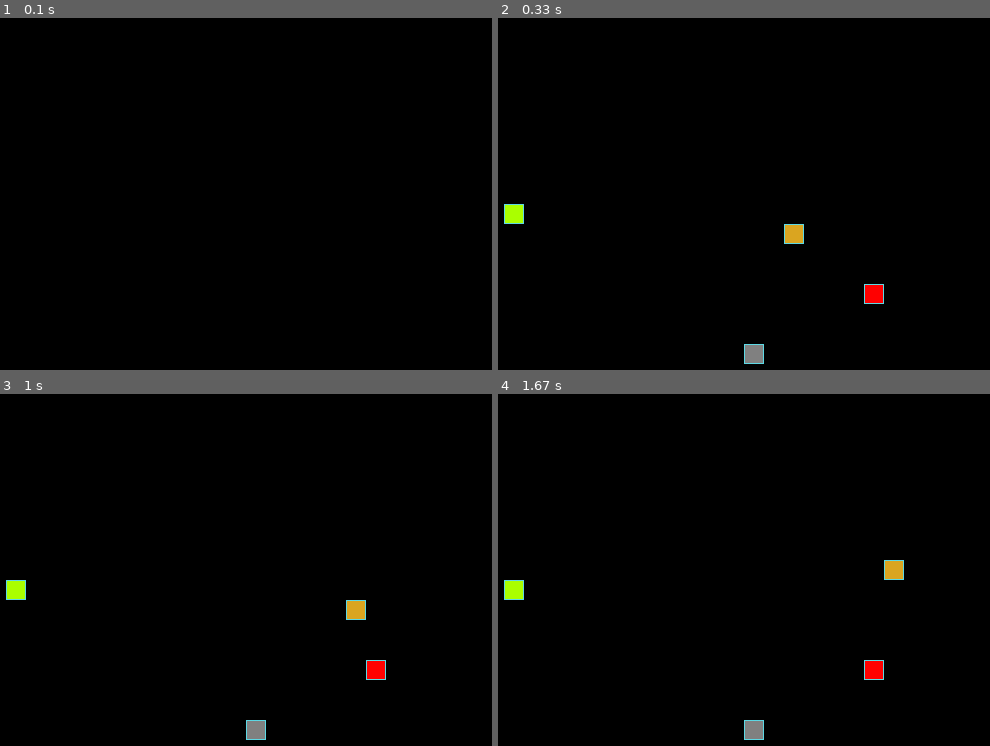
Above: before the commit, frames 1-4 (two rows, left to right).
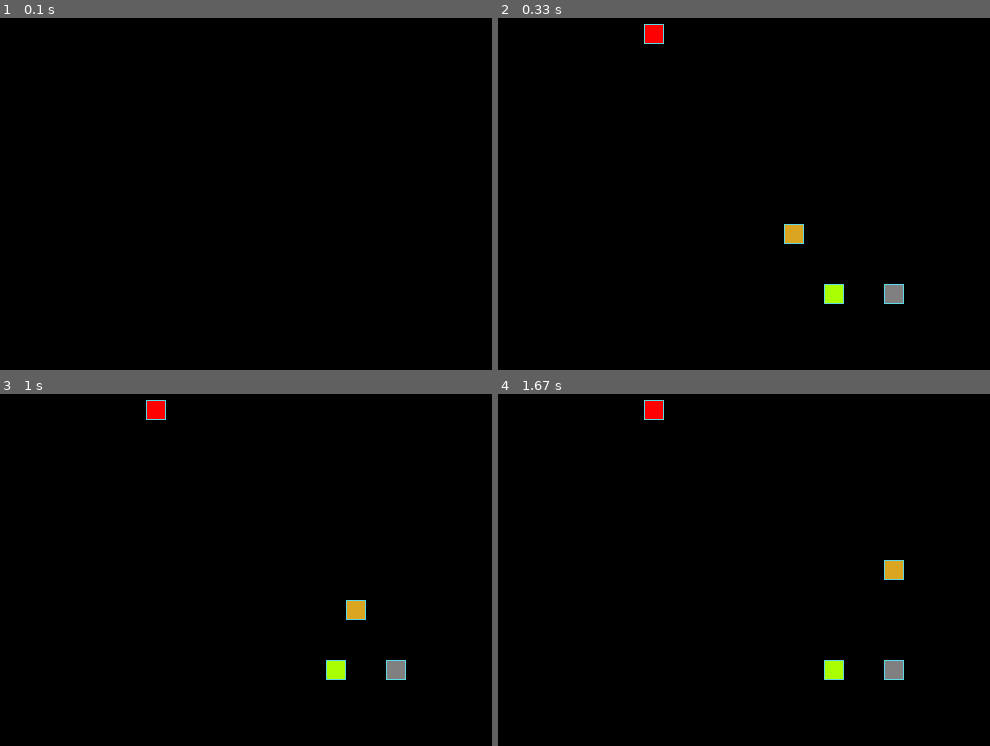
Above: after the commit, the same moments.

Repository: egorbriliov/pygame-the-snake
Game: pygame game, started from the_snake.py
Same seed, same stepped clock (60 frames per second), same inputs: the game is played once before the commit and once after it.
Inputs:
- Up to frame 1 (0.1 s): no input
- Up to frame 2 (0.33 s): no input
- Up to frame 3 (1 s): hold Right 0.33-0.8 s; hold Up from 0.83 s (still down)
- Up to frame 4 (1.67 s): release Up at 1.27 s; hold Right from 1.3 s (still down)

Frame 1 is identical in both runs. In frame 2, 1.4% of the frame differs, in the area x 1-83%, y 1-99%; in frame 3, 1.4%; in frame 4, 1.4%.

Commit message:
Translated the documentation.

Diff:
--- a/the_snake.py
+++ b/the_snake.py
@@ -1,241 +1,194 @@
+"""Game the snake."""
+
 from datetime import datetime
 from random import choice, randint
 
 import pygame as pg
 
-SCREEN_WIDTH, SCREEN_HEIGHT = 640, 480
-GRID_SIZE = 20
-GRID_WIDTH = SCREEN_WIDTH // GRID_SIZE
-GRID_HEIGHT = SCREEN_HEIGHT // GRID_SIZE
-
-# Направления движения
-UP = (0, -1)
-DOWN = (0, 1)
-LEFT = (-1, 0)
-RIGHT = (1, 0)
-
-# Цвет фона - черный:
-BOARD_BACKGROUND_COLOR = (0, 0, 0)
-
-# Цвет границы ячейки
-BORDER_COLOR = (93, 216, 228)
-
-# Цвет яблока
-APPLE_COLOR = (255, 0, 0)
-GREEN_APPLE_COLOR = (170, 255, 0)
-
-STONE_COLOR = (128, 128, 128)
-
-# Цвет змейки
-SNAKE_COLOR = (218, 165, 32)
-
-# Скорость движения змейки:
-SPEED = 5
-
-KEYBOARD = {
-    pg.K_UP: {
-        'direction': UP,
-        'ignore': DOWN},
-    pg.K_DOWN: {
-        'direction': DOWN,
-        'ignore': UP},
-    pg.K_RIGHT: {
-        'direction': RIGHT,
-        'ignore': LEFT},
-    pg.K_LEFT: {
-        'direction': LEFT,
-        'ignore': RIGHT},
-}
-
-# Настройка игрового окна:
-screen = pg.display.set_mode((SCREEN_WIDTH, SCREEN_HEIGHT), 0, 32)
-
-# Заголовок окна игрового поля:
-pg.display.set_caption('Змейка')
-
-# Настройка времени:
+import constants
+
+
+screen = pg.display.set_mode((constants.SCREEN_WIDTH,
+                              constants.SCREEN_HEIGHT), 0, 32)
+
+pg.display.set_caption('The snake')
+
 clock = pg.time.Clock()
 
 
-# Тут опишите все классы игры.
 class GameObject:
-    """Любой игровой объект."""
-
-    # Параметр содержит все занятые ячейки объектами игрыы
+    """Any game object."""
+
     occupied_positions: list[tuple[int, int]] = []
 
-    def __init__(self, body_color=None) -> None:
-        """Любой игровой объект."""
-        self.position = ((SCREEN_WIDTH // 2), (SCREEN_HEIGHT // 2))
-        # Добавляет позицию в занятые позиции
+    def __init__(self, body_color=(0, 0, 0)) -> None:
+        """Any game object."""
+        self.position = ((constants.SCREEN_WIDTH // 2),
+                         (constants.SCREEN_HEIGHT // 2))
         self.occupied_positions.append(self.position)
         self.body_color = body_color
 
     def draw_rect(self, position: tuple[int, int]) -> None:
-        """Отрисовывает ячейку по заднным координатам."""
-        rect = pg.Rect(position, (GRID_SIZE, GRID_SIZE))
+        """Draws a cell at the given coordinates.."""
+        rect = pg.Rect(position, (
+            constants.GRID_SIZE, constants.GRID_SIZE))
         pg.draw.rect(screen, self.body_color, rect)
-        pg.draw.rect(screen, BORDER_COLOR, rect, 1)
+        pg.draw.rect(screen, constants.BORDER_COLOR, rect, 1)
 
     def draw(self):
-        """Отрисовывает объект в окне."""
-        raise NotImplementedError(f'В классе {self.__class__.__name__} не '
-                                  'определён метод draw')
+        """Draws an object in a window."""
+        raise NotImplementedError(f'The class {self.__class__.__name__} does \
+                                  not define the draw method')
 
 
 class SingleCellGameObject(GameObject):
-    """Представляет абстрактный класс для создания одиночных объетов."""
+    """Represents an abstract class for creating singleton objects.."""
 
     def __init__(self, body_color=None):
-        """Представляет абстрактный класс для создания одиночных объетов."""
+        """Represent an abstract class for creating singleton objects."""
         super().__init__(body_color=body_color)
         self.randomize_position()
 
     def draw(self):
-        """Отрисовывает объект «яблоко» в игровом окне."""
+        """Draws an apple object into the game window.."""
         self.draw_rect(self.position)
 
     def randomize_position(self):
-        """Устанавливает случайное положение яблока на игровом поле.
-
-        Задаёт атрибуту position новое значение. Координаты выбираются так,
-        чтобы яблоко оказалось в пределах игрового поля.
+        """Set a random position for the apple on the game board.
+
+        Sets the position attribute to a new value. The coordinates are chosen
+        so that the apple is within the game board..
         """
         def position():
-            """Возвращает новый кортеж случайных координат."""
+            """Set the position attribute to a new value.
+
+            The coordinates are chosen.
+            """
             return (
-                randint(0, SCREEN_WIDTH // GRID_SIZE - 1) * GRID_SIZE,
-                randint(0, SCREEN_HEIGHT // GRID_SIZE - 1) * GRID_SIZE)
+                randint(0, constants.SCREEN_WIDTH //
+                        constants.GRID_SIZE - 1) * constants.GRID_SIZE,
+                randint(0, constants.SCREEN_HEIGHT //
+                        constants.GRID_SIZE - 1) * constants.GRID_SIZE)
 
         new_position = position()
-        # Пока новая позия входит в состав занятых позиций
         while new_position in self.occupied_positions:
-            # Генерируется новая позиция
             new_position = position()
-            # Позиция отправляется на новую проверку
             continue
 
-        # Если предыдущя позиция существует (она была,
-        # по умолчанию - это центр)
         if self.position:
-            # Удаляет предыдущую позицию из занятых
             self.occupied_positions.remove(self.position)
-        # Переназначает старой позицию новую
         self.position = new_position
-        # Добавляю позицию в список новых
         self.occupied_positions.append(new_position)
 
 
 class Stone(SingleCellGameObject):
-    """Представляет игровой объект «Камень»."""
-
-    def __init__(self, body_color=STONE_COLOR):
-        """Представляет игровой объект «Камень»."""
+    """Represents the game object "Stone"."""
+
+    def __init__(self, body_color=constants.STONE_COLOR):
+        """Represent a Stone."""
         super().__init__(body_color=body_color)
 
 
 class Apple(SingleCellGameObject):
-    """Представляет игровой объект «Яблоко».
-
-    Оно добавляет объекту «Змейка» одну часть.
+    """Represents the Apple game object.
+
+    It adds one part to the Snake object.
     """
 
-    def __init__(self, body_color=APPLE_COLOR):
-        """Представляет игровой объект «Яблоко».
-
-        Оно добавляет объекту «Змейка» одну часть.
+    def __init__(self, body_color=constants.APPLE_COLOR):
+        """Represent an Apple..
+
+        It adds one part to the Snake object.
         """
         super().__init__(body_color=body_color)
 
 
 class GreenApple(Apple):
-    """Представляет игровой объект «Зелёное яблоко».
-
-    Оно отнимает объекту «Змейка» одну часть.
+    """Represents the Green Apple game object.
+
+    It subtracts one part from the Snake object.
     """
 
-    def __init__(self, body_color=GREEN_APPLE_COLOR):
-        """Представляет игровой объект «Зелёное яблоко».
-
-        Оно отнимает объекту «Змейка» одну часть.
+    def __init__(self, body_color=constants.GREEN_APPLE_COLOR):
+        """Represent the Green Apple.
+
+        It subtracts one part from the Snake object.
         """
         super().__init__(body_color=body_color)
 
 
 class Snake(GameObject):
-    """Объкт класса представляет «змейку».
-
-    Атрибуты и методы класса обеспечивают логику движения, отрисовку и
-    поведение «змейки» в игре.
+    """Represent a Snake.
+
+    The class's attributes and methods provide the movement logic, rendering,
+    and the snake's behavior in the game.
     """
 
-    def __init__(self, body_color=SNAKE_COLOR):
-        """Объкт класса представляет «змейку».
-
-        Атрибуты и методы класса обеспечивают логику движения, отрисовку и
-        поведение «змейки» в игре.
+    def __init__(self, body_color=constants.SNAKE_COLOR):
+        """Represent a snake.
+
+        The class's attributes and methods provide the movement logic,
+        rendering, and the snake's behavior in the game.
         """
         super().__init__(body_color=body_color)
         self.reset()
 
     @property
     def head_position(self):
-        """Возвращает позицию головы."""
+        """Returns the head position."""
         return self.get_head_position()
 
     def reset(self):
-        """Сбрасывает параметры объекта «змейки» в начальное состояние."""
+        """Reset the snake object's parameters to their initial state."""
         self.lenght = 1
         self.positions = [self.position]
-        self.direction = choice([RIGHT, LEFT, UP, DOWN])
+        self.direction = choice([constants.RIGHT,
+                                 constants.LEFT,
+                                 constants.UP,
+                                 constants.DOWN])
         self.last = None
 
-        # Удаляю все позиции змейки с занятых ячеек и добавляю новые.
         for position in self.positions:
             self.occupied_positions.remove(position)
         self.occupied_positions.append(self.head_position)
 
     def update_direction(self, next_direction):
-        """Обновляет направление объекта «змейки»."""
+        """Update the direction of the snake object."""
         self.direction = next_direction
 
     def move(self):
-        """Обновляет позицию объекта «змейки» (координаты каждой секции).
-
-        Добавляет новую голову в начало списка positions и удаляет последний
-        элемент, если длина змейки не увеличилась.
+        """Update the position of the snake object.
+
+        Adds a new head to the beginning of the positions list and removes
+        the last element if the snake's length has not increased.
         """
         x_direction, y_direction = self.direction
         x_head_position, y_head_position = self.head_position
 
-        # Формирование новой позиции по формуле
-        new_position = (
-            ((x_head_position + x_direction * GRID_SIZE)
-             % SCREEN_WIDTH),
-            ((y_head_position + y_direction * GRID_SIZE)
-             % SCREEN_HEIGHT))
-
-        # Добавляет новую позицию в список занятых позиций
+        new_position: tuple[int, int] = (
+            ((x_head_position + x_direction * constants.GRID_SIZE)
+             % constants.SCREEN_WIDTH),
+            ((y_head_position + y_direction * constants.GRID_SIZE)
+             % constants.SCREEN_HEIGHT))
+
         self.occupied_positions.append(new_position)
-        self.positions.insert(0, new_position)
-        # Удаляю все лишние элементы с конца
+        self.positions.insert(0, new_position)  # type: ignore
         while len(self.positions) > self.lenght + 1:
-            # Удаляю позицию в списке занятых позиций
             self.occupied_positions.remove(self.positions[-1])
             self.positions.pop(-1)
 
     def get_head_position(self):
-        """Возвращает позицию головы «змейки»."""
+        """Return the position of the snake's head."""
         return self.positions[0]
 
     def draw(self):
-        """Отрисовывает змейку на экране, затирая след."""
+        """Draws a snake on the screen, erasing the trace."""
         for position in self.positions[:-1]:
             self.draw_rect(position)
 
 
 def handle_keys(game_object):
-    """Обрабатывает нажатия клавиш, для изменения движения змейки."""
+    """Process keystroke to change the snake's movement."""
     for event in pg.event.get():
         if event.type not in [pg.QUIT, pg.KEYDOWN]:
             continue
@@ -246,17 +199,17 @@
             raise SystemExit
 
         if event.type == pg.KEYDOWN:
-            # # Словарь направлений для клавиш
-            # Допустимые направления для выбранного пользователем
-            if event.key not in KEYBOARD:
+            if event.key not in constants.KEYBOARD:
                 continue
 
-            if game_object.direction != KEYBOARD[event.key]['ignore']:
-                game_object.update_direction(KEYBOARD[event.key]['direction'])
+            if game_object.direction != constants.KEYBOARD[event.key
+                                                           ]['ignore']:
+                game_object.update_direction(constants.KEYBOARD[event.key
+                                                                ]['direction'])
 
 
 def main():
-    """Запускает основную логику игры."""
+    """Run the main logic of the game."""
     pg.init()
 
     snake = Snake()
@@ -271,8 +224,8 @@
             last_time = datetime.now()
             stones.append(Stone())
 
-        clock.tick(SPEED)
-        screen.fill(BOARD_BACKGROUND_COLOR)
+        clock.tick(constants.SPEED)
+        screen.fill(constants.BOARD_BACKGROUND_COLOR)
 
         handle_keys(snake)
 
